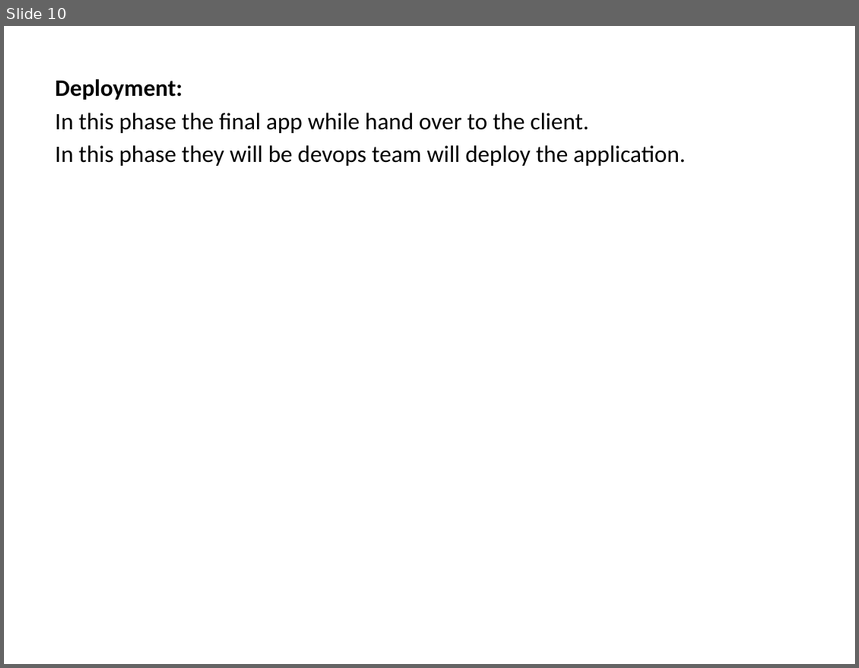
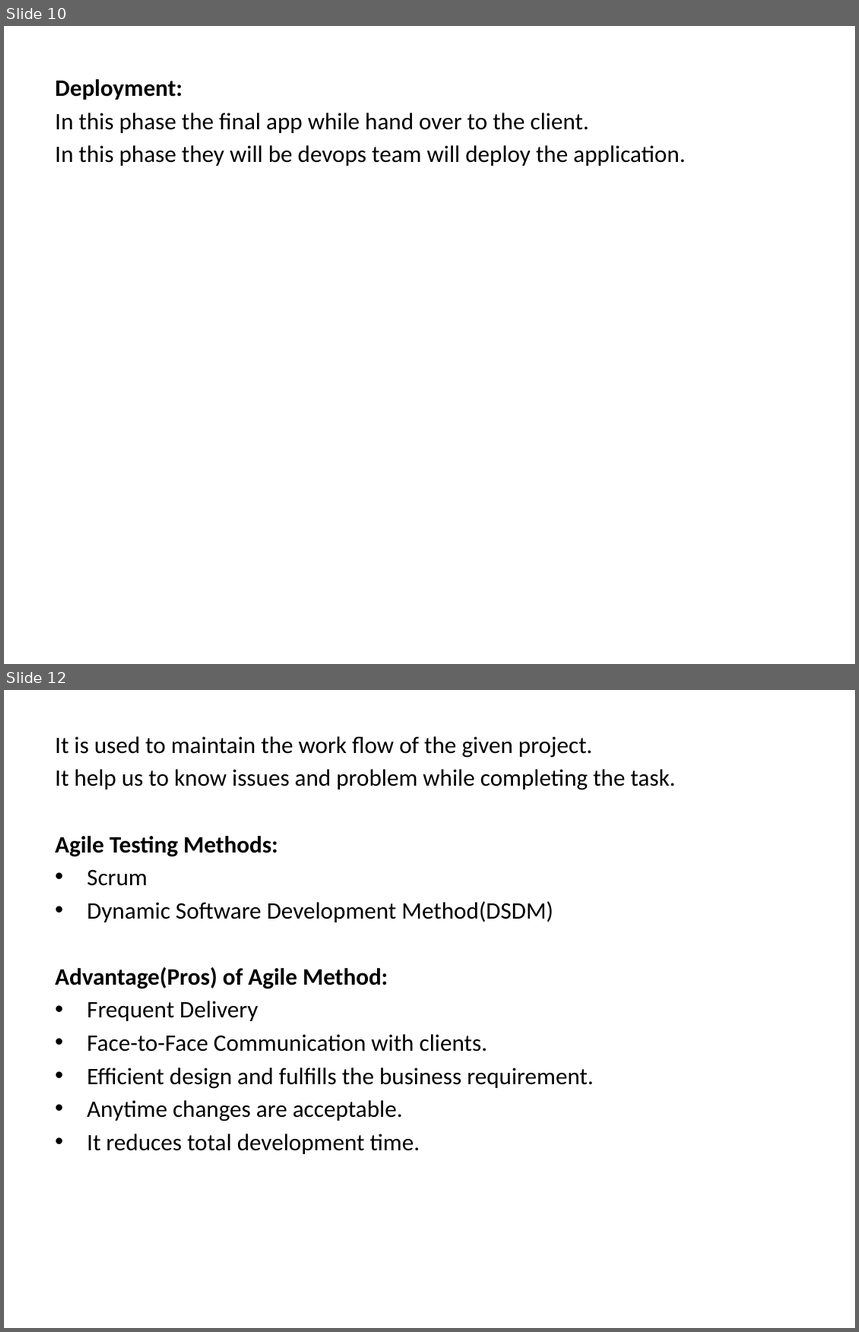
Before and after one commit to pagidipalaravi/dileep, a slide deck: sdlc/SDLC.pptx. Shown one above the other, each under a label of ours: slide 10 before the commit, slides 10 and 12 after it; the slides between them are not shown. The pictures are 859x668 and 859x1332 pixels, drawn with LibreOffice and Linux fonts; fonts in the diff are those of the drawing. Boxes give left, top, right and bottom in pixels: in the first picture for what was removed or moved away, otherwise in the second. Text is boxed around its words. In the diff, an @@ line names an element or a change of style, - is before the commit and + after.

```diff
--- a/sdlc/SDLC.pptx
+++ b/sdlc/SDLC.pptx
@@ slide 12 added at (x1=4, y1=690, x2=855, y2=1328), background #FFFFFF @@
@@ text added at (x1=55, y1=736, x2=676, y2=1154), 20 pt, text #000000 @@
+It is used to maintain the work flow of the given project.
+It help us to know issues and problem while completing the task.
+Agile Testing Methods:
+• Scrum
+• Dynamic Software Development Method(DSDM)
+Advantage(Pros) of Agile Method:
+• Frequent Delivery
+• Face-to-Face Communication with clients.
+• Efficient design and fulfills the business requirement.
+• Anytime changes are acceptable.
+• It reduces total development time.
```
Also in this commit, not shown: 2 other slides added, 23 other files.
